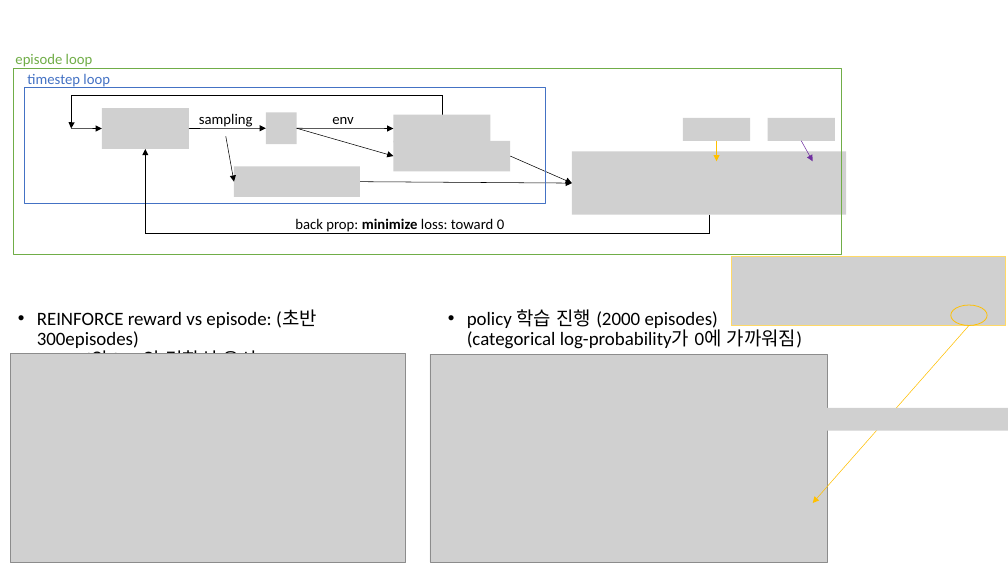
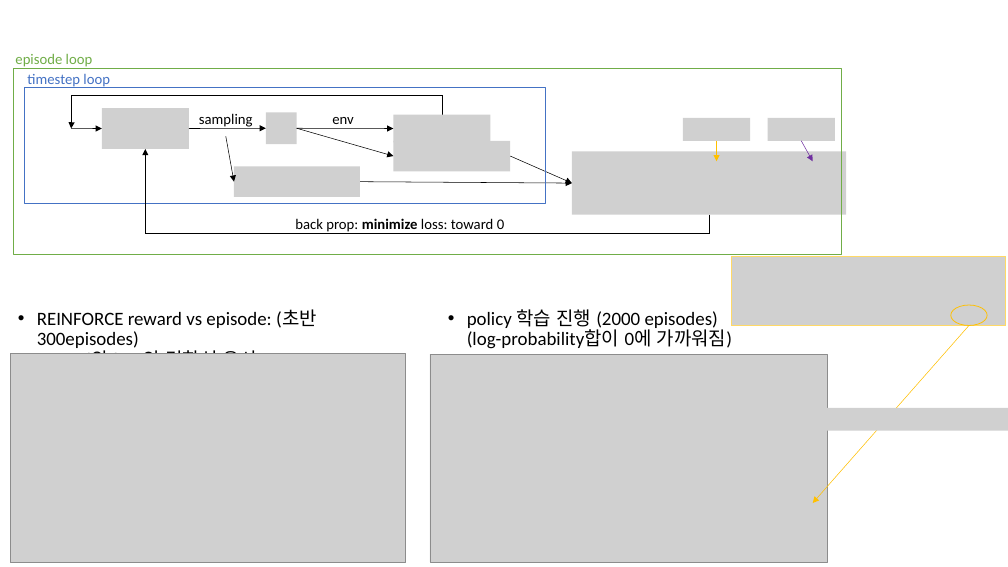
Before and after one commit to ihatesummer/bipartite_maxsum, a slide deck: slide 8 of memo.pptx. Drawn at 1008x567 pixels with LibreOffice and Linux fonts; fonts in the diff are those of the drawing; grey boxes stand for pictures. Boxes give left, top, right and bottom in pixels: in the first picture for what was removed or moved away, otherwise in the second. Text is boxed around its words. In the diff, an @@ line names an element or a change of style, - is before the commit and + after.

```diff
--- a/memo.pptx
+++ b/memo.pptx
@@ text at [467,309,732,349]: text changed @@
-• policy 학습 진행 (2000 episodes)
-  (categorical log-probability가 0에 가까워짐)
+• policy 학습 진행 (2000 episodes)
+  (log-probability합이 0에 가까워짐)
```
Also in this commit, not shown: 3 other slides changed, 1 slide added, 2 other files.
